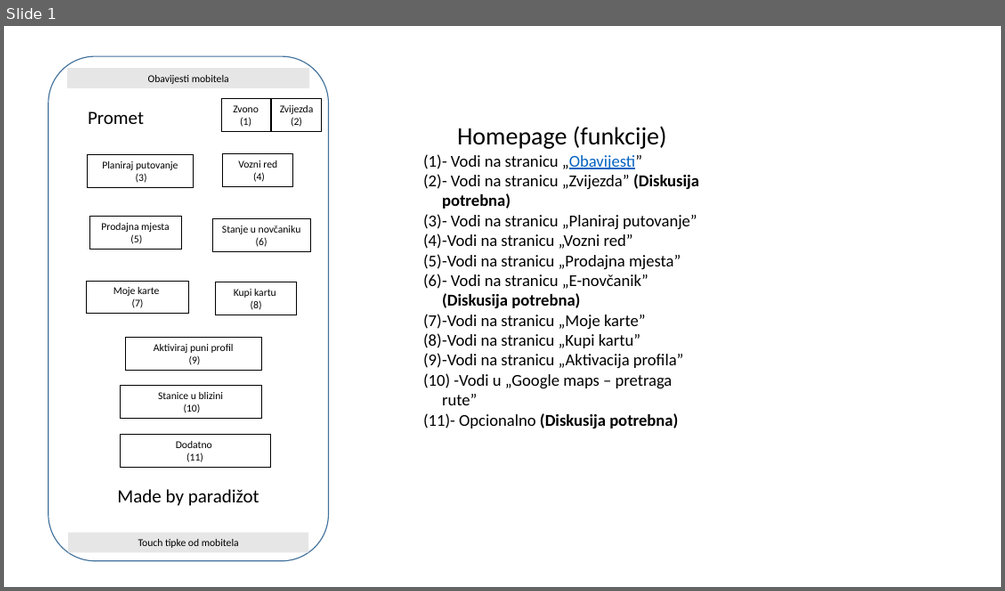
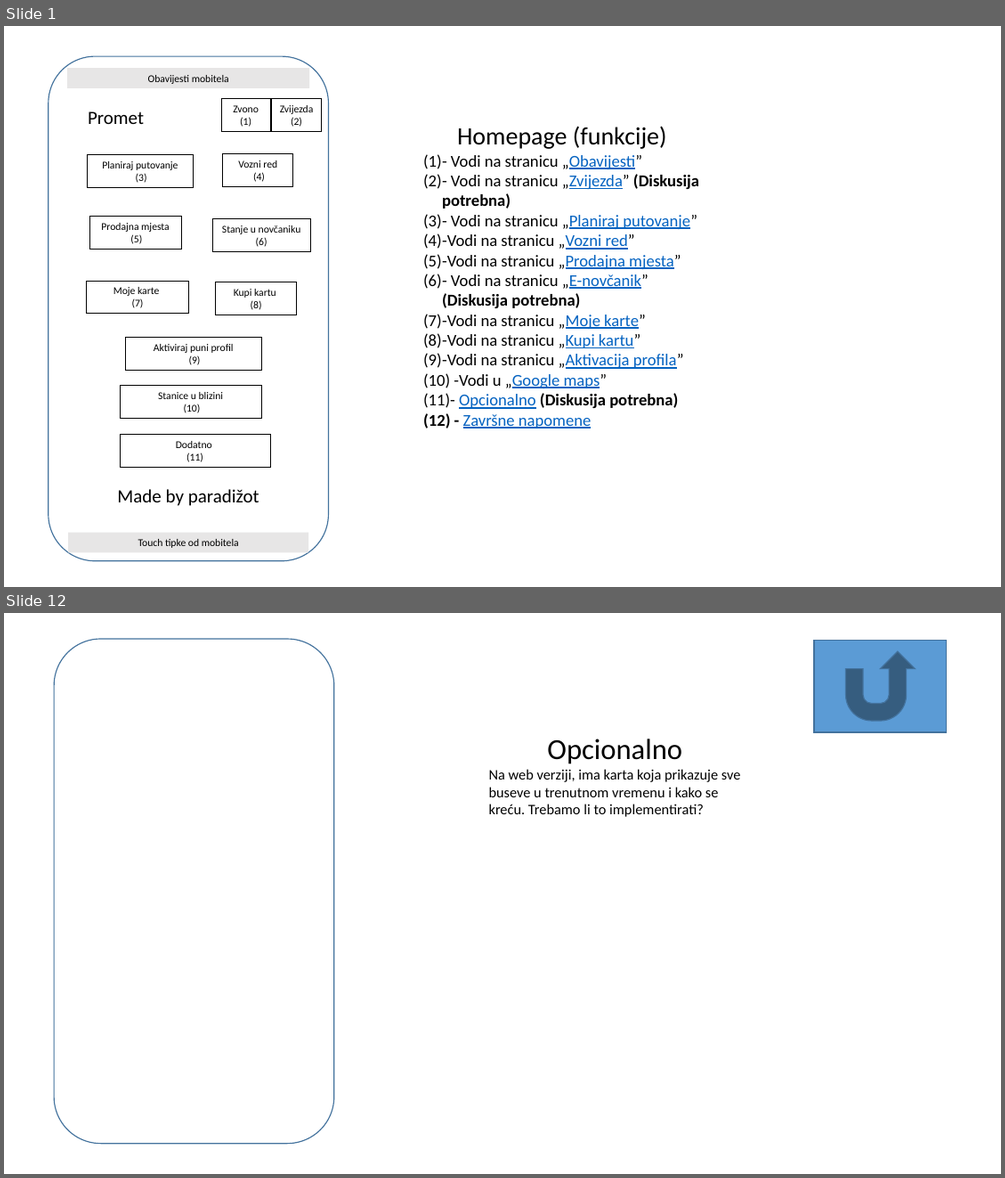
Before and after one commit to nibzard/2025-intro-swe, a slide deck: projects/paradizot-kcurcija-ekevic-ltomic-jvitaljic/Plan aplikacije.pptx. Shown one above the other, each under a label of ours: slide 1 before the commit, slides 1 and 12 after it; the slides between them are not shown. The pictures are 1005x591 and 1005x1178 pixels, drawn with LibreOffice and Linux fonts; fonts in the diff are those of the drawing. Boxes give left, top, right and bottom in pixels: in the first picture for what was removed or moved away, otherwise in the second. Text is boxed around its words. In the diff, an @@ line names an element or a change of style, - is before the commit and + after.

```diff
--- a/projects/paradizot-kcurcija-ekevic-ltomic-jvitaljic/Plan aplikacije.pptx
+++ b/projects/paradizot-kcurcija-ekevic-ltomic-jvitaljic/Plan aplikacije.pptx
@@ slide 12 added at bbox=[4, 613, 1001, 1174], background #FFFFFF @@
@@ rounded rectangle added at bbox=[54, 639, 334, 1144], outline #43739E 1 pt @@
@@ action button return added at bbox=[814, 640, 947, 732], fill #5B9BD5, outline #43739E 1 pt @@
@@ text added at bbox=[489, 738, 741, 817], 14 pt, text #000000 @@
+Opcionalno
+Na web verziji, ima karta koja prikazuje sve buseve u trenutnom vremenu i kako se kreću. Trebamo li to implementirati?
@@ slide 1 changed as well @@
@@ text at bbox=[423, 174, 699, 409]: text colour #000000 to #0563C1, underline on in "„Zvijezda”", "„Planiraj putovanje”", "„Vozni red”", "„Prodajna mjesta”" and 5 more places @@
@@ text at bbox=[453, 374, 607, 389]: text changed; text colour #000000 to #0563C1 @@
-(10) -Vodi u „Google maps – pretraga rute”
+(10) -Vodi u „Google maps”
@@ text at bbox=[463, 414, 591, 428]: paragraph added @@
+(12) - Završne napomene
```
Also in this commit, not shown: 11 other slides added, 1 slide removed.
